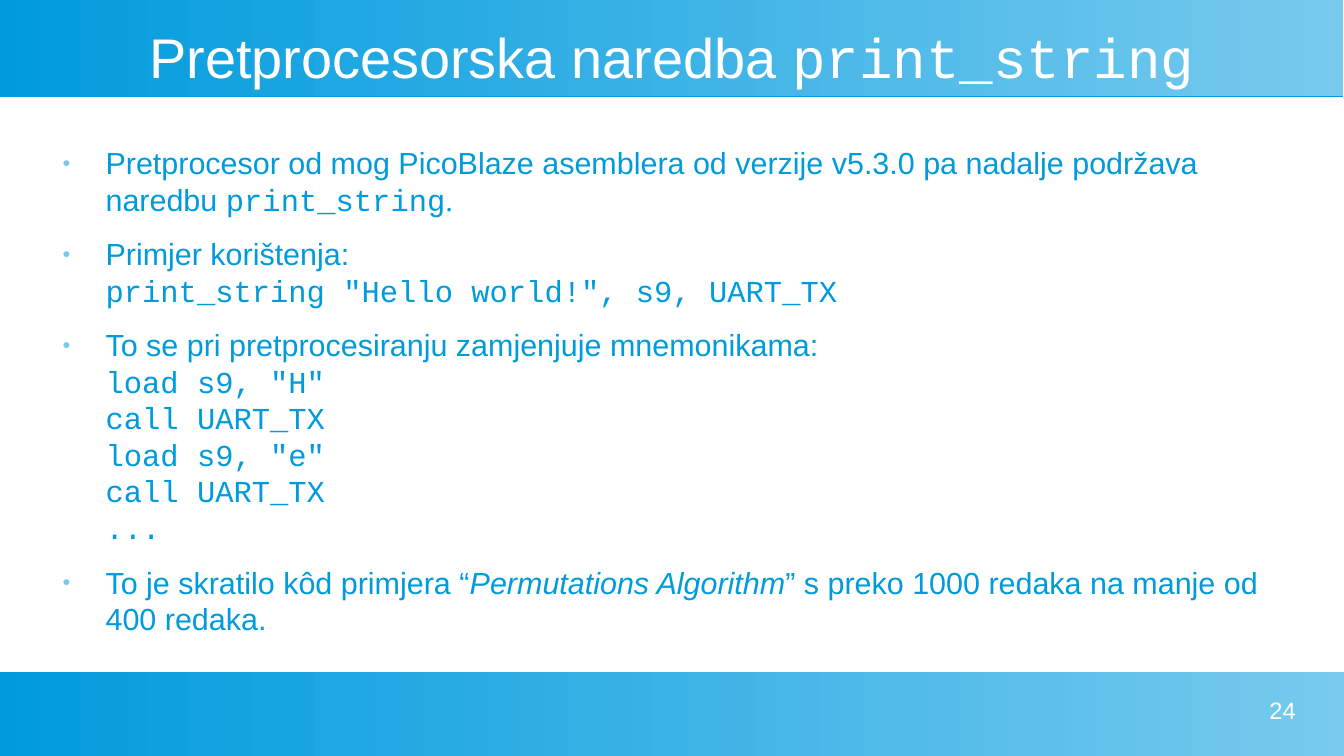
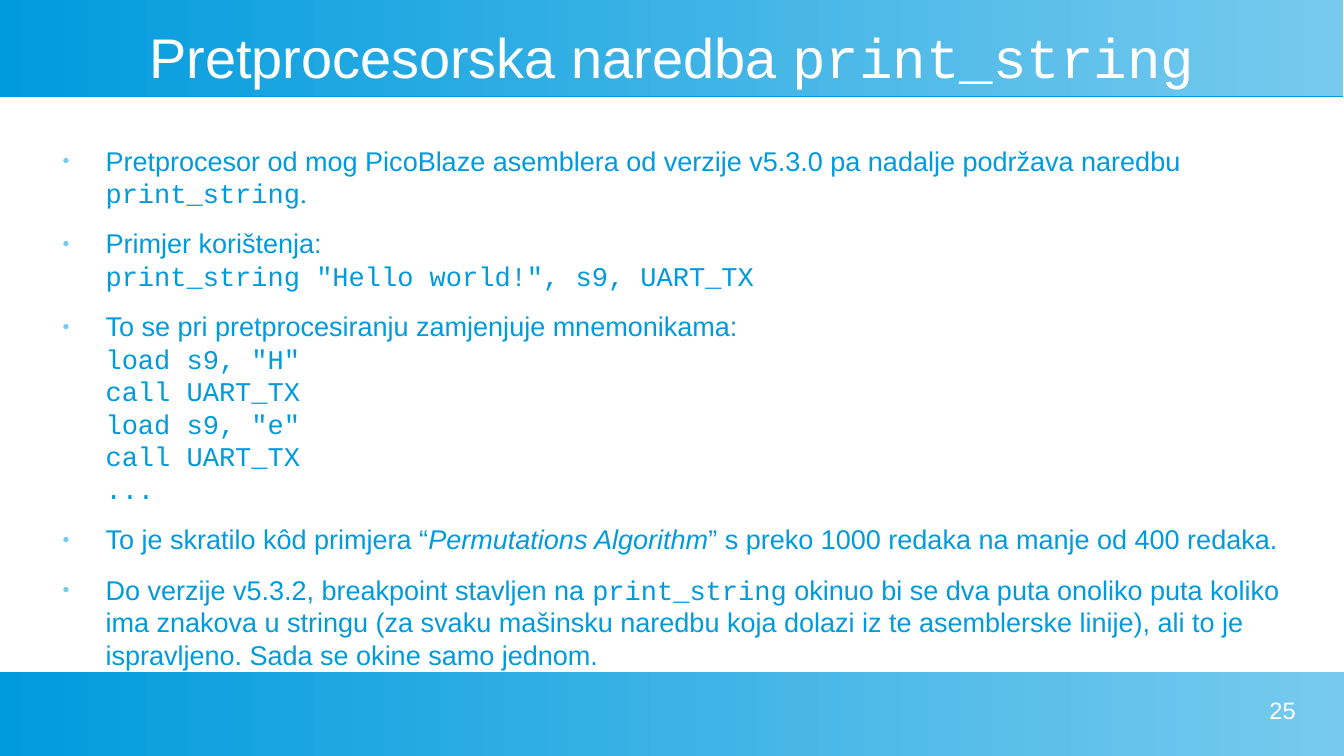
Before and after one commit to FlatAssembler/PicoBlaze_Simulator_in_JS, a slide deck: slide 25 of seminar/PicoBlaze.odp (slide 24 before the commit). Drawn at 1344x756 pixels with LibreOffice and Linux fonts; fonts in the diff are those of the drawing. Boxes give left, top, right and bottom in pixels: in the first picture for what was removed or moved away, otherwise in the second. Text is boxed around its words. In the diff, an @@ line names an element or a change of style, - is before the commit and + after.

```diff
--- a/seminar/PicoBlaze.odp
+++ b/seminar/PicoBlaze.odp
@@ text at box(106, 151, 1277, 554): size 18 to 16 pt in "Pretprocesor od mog PicoBlaze asemblera od verzije ...", "Primjer korištenja: print_string "Hello world!", s9, UART_TX", "To se pri pretprocesiranju zamjenjuje mnemonikama: load ...", "To je skratilo kôd primjera “Permutations Algorithm” ..." @@
@@ text at box(106, 580, 1279, 637): paragraph added @@
+● Do verzije v5.3.2, breakpoint stavljen na print_string okinuo bi se dva puta onoliko puta koliko ima znakova u stringu (za svaku mašinsku naredbu koja dolazi iz te asemblerske linije), ali to je ispravljeno. Sada se okine samo jednom.
@@ page number at box(1269, 702, 1295, 719): text changed @@
-24
+25
```
Also in this commit, not shown: 1 other slide changed, 1 slide added, 1 other file.
